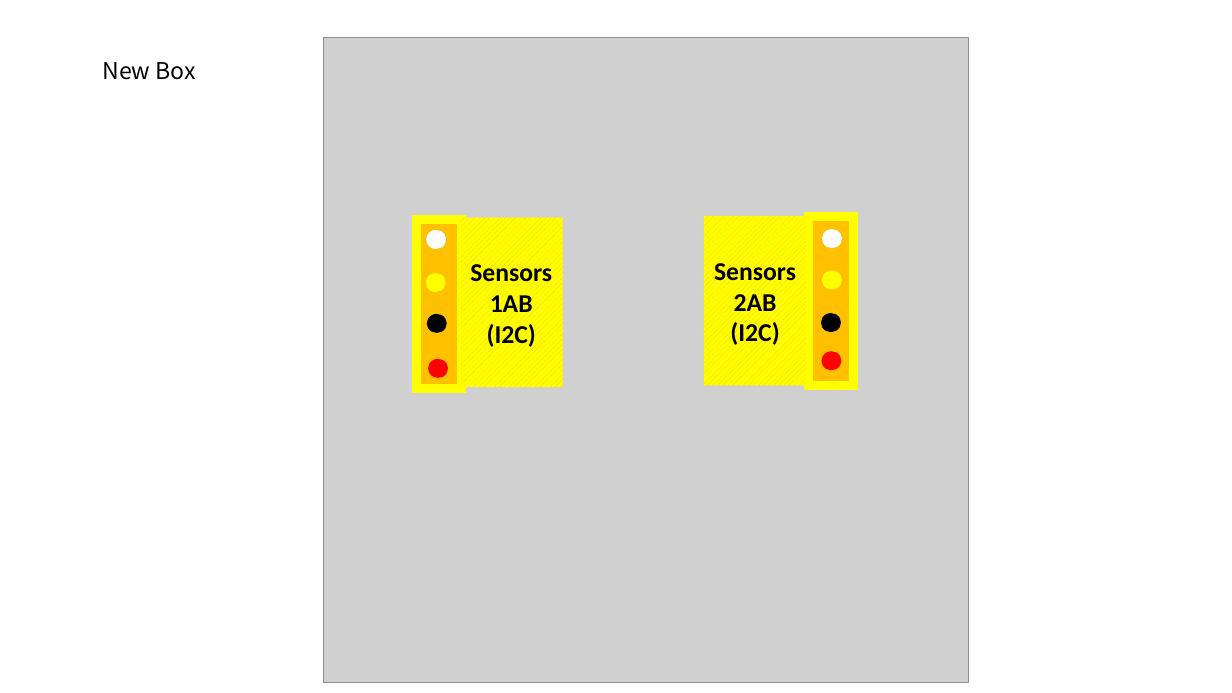
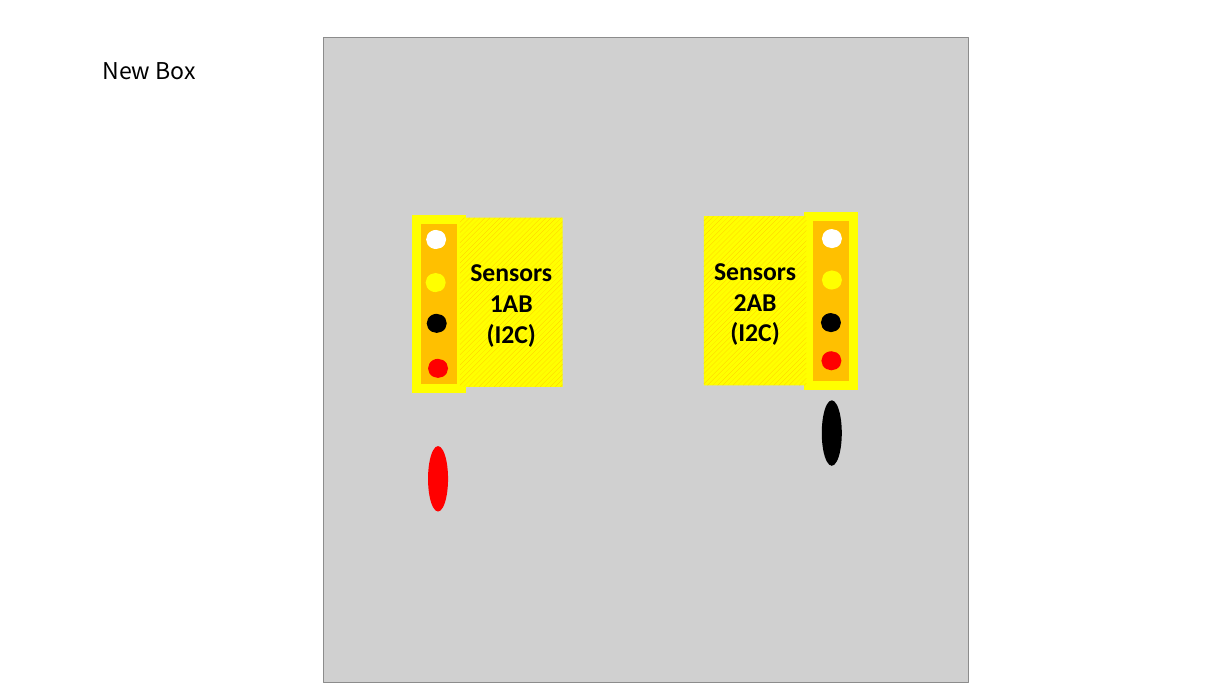
Before and after one commit to jay1han/V2-Documents, a slide deck: slide 7 of Wirings.pptx. Drawn at 1232x693 pixels with LibreOffice and Linux fonts; fonts in the diff are those of the drawing; grey boxes stand for pictures. Boxes give left, top, right and bottom in pixels: in the first picture for what was removed or moved away, otherwise in the second. Text is boxed around its words. In the diff, an @@ line names an element or a change of style, - is before the commit and + after.

```diff
--- a/Wirings.pptx
+++ b/Wirings.pptx
@@ ellipse added at (x1=822, y1=400, x2=842, y2=466), fill #000000 @@
@@ ellipse added at (x1=428, y1=446, x2=448, y2=512), fill #FF0000 @@
```
Also in this commit, not shown: 4 other files.
